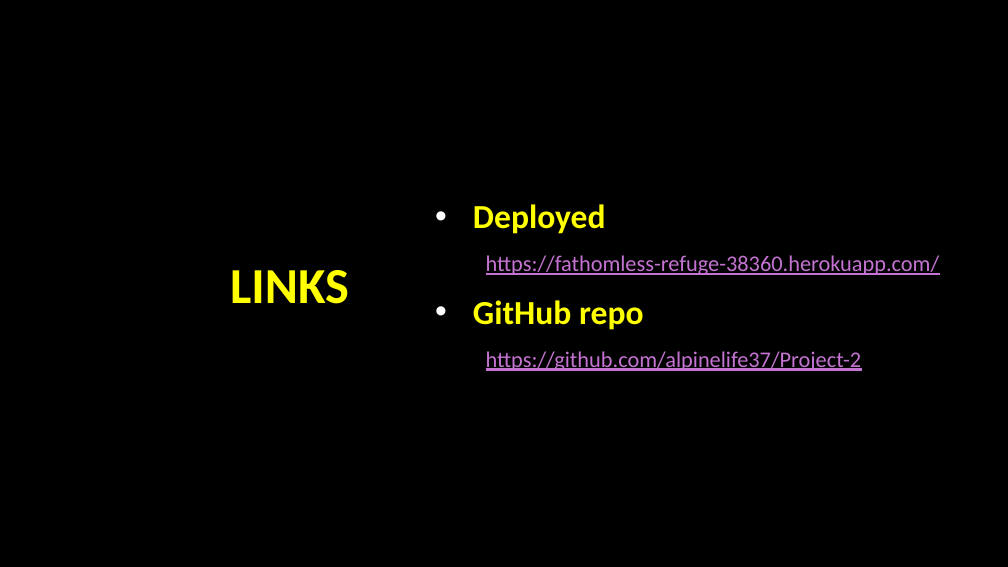
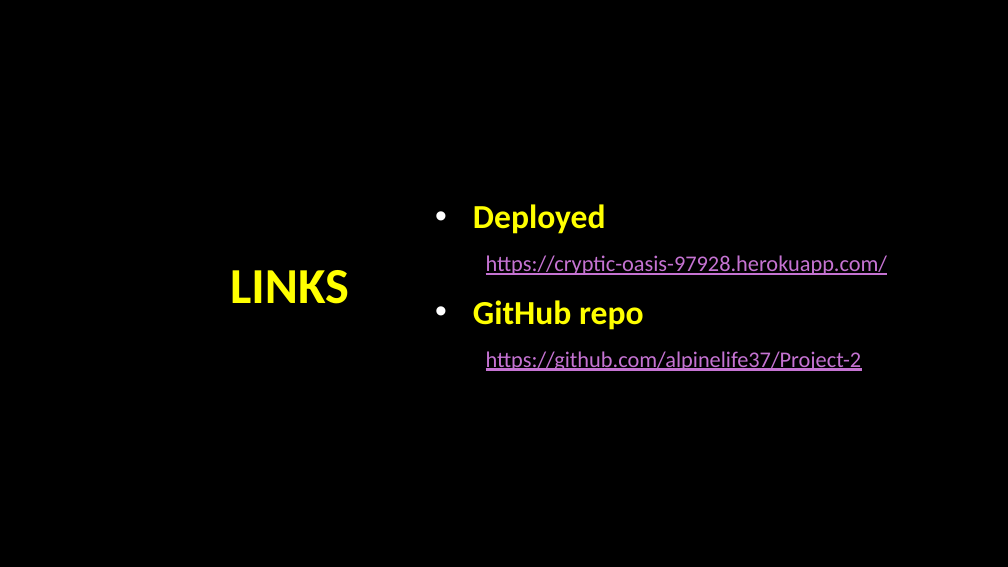
Before and after one commit to alpinelife37/Project-2, a slide deck: slide 7 of Project 2.pptx. Drawn at 1008x567 pixels with LibreOffice and Linux fonts; fonts in the diff are those of the drawing; background and template pictures are left out. Boxes give left, top, right and bottom in pixels: in the first picture for what was removed or moved away, otherwise in the second. Text is boxed around its words. In the diff, an @@ line names an element or a change of style, - is before the commit and + after.

Commit message:
updated heroku link in powerpoint

```diff
--- a/Project 2.pptx
+++ b/Project 2.pptx
@@ text at box(486, 255, 888, 275): text changed @@
-https://fathomless-refuge-38360.herokuapp.com/
+https://cryptic-oasis-97928.herokuapp.com/
```
